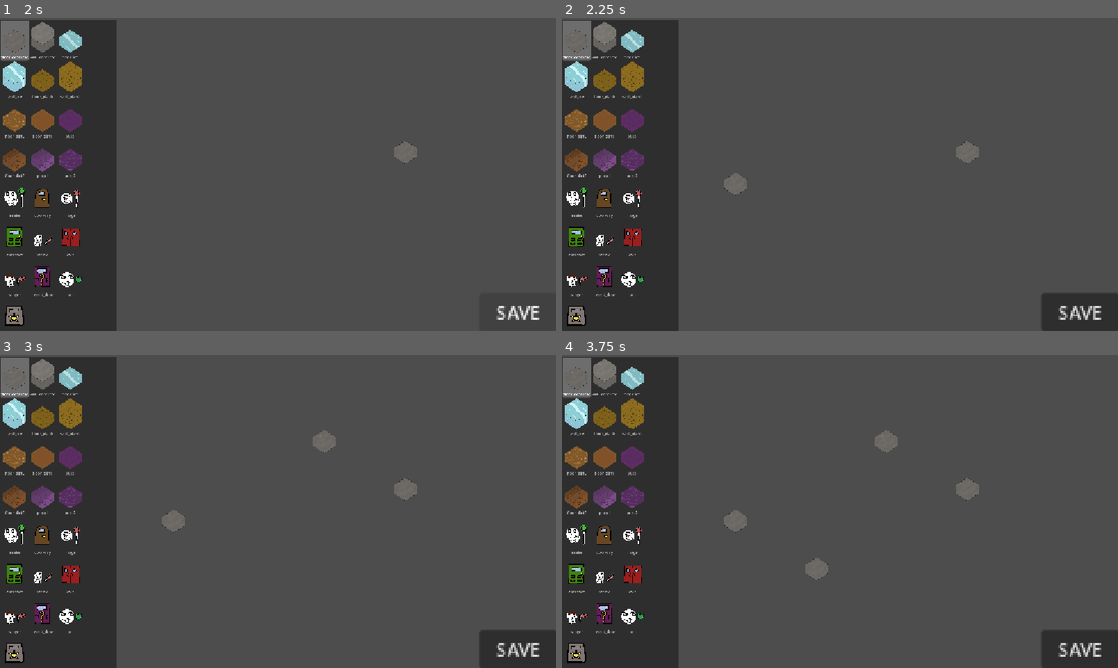
Above: before the commit, frames 1-4 (two rows, left to right).
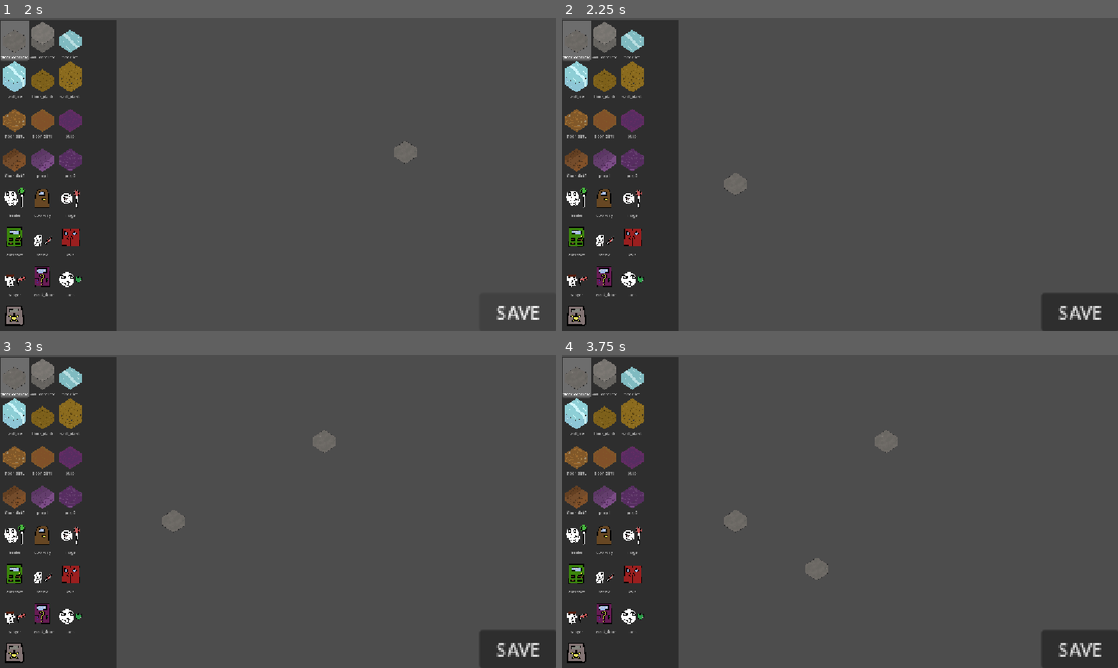
Above: after the commit, the same moments.

Repository: sharktrexer/hex_dungeon_maker
Game: Godot game, scene res://Scenes/room_editing.tscn
The game is run twice, just before and just after one commit, with the same random seed, the same clock (stepped at 60 frames per second) and the same inputs. The project has no main scene, so this scene is started directly. The engine's default icon, where the game draws it, is replaced by a stand-in: a white triangle on a blue panel in a dark square.
Inputs (mouse positions are in pixels of both pictures, inside the frame that each line leads up to):
- Up to frame 1 (2 s): tap Enter at 0.5 s; move the mouse to (400, 158) at 0.52 s; click (400, 158) at 0.6 s; click "SAVE" at 1.25 s
- Up to frame 2 (2.25 s): move the mouse to (728, 190) at 2.02 s; right-click (728, 190) at 2.1 s; click (728, 190) at 2.17 s
- Up to frame 3 (3 s): move the mouse to (333, 442) at 2.77 s; click (333, 442) at 2.85 s
- Up to frame 4 (3.75 s): move the mouse to (812, 574) at 3.52 s; right-click (812, 574) at 3.6 s; click (812, 574) at 3.67 s

Frame 1 is identical in both runs. In frame 2, 0.2% of the frame differs, in the area x 70-75%, y 39-47%; in frame 3, 0.2%; in frame 4, 0.2%.

Commit message:
save and loading from json works (fileless currently)

Diff:
--- a/Scripts/editor_rooms.gd
+++ b/Scripts/editor_rooms.gd
@@ -1,6 +1,7 @@
 extends Node
 class_name RoomEditor
 
+# TODO: move into a shared class, man
 #region STOLEN
 const LAYER_NAMES :Array[String] = [
 	'Ground',
@@ -34,6 +35,8 @@
 # atlas stuff
 const TILE_DATA_KEY_NAME = 'tile_name'
 
+const WALL_IDENTIFIER_STRING = 'wall_'
+
 const TILE_SOURCE_ID = 0
 
 class AtlasTile:
@@ -58,6 +61,7 @@
 var is_painting = false
 var painting_layer: HexagonTileMapLayer
 
+## contains info of every atlas tile and their associated layer
 var available_tiles: Array[AtlasTile] = []
 
 # Called when the node enters the scene tree for the first time.
@@ -74,6 +78,9 @@
 	tile_list.select(0)
 	_new_tile_selected(0)
 
+	_save_room()
+
+
 
 
 func _unhandled_input(event: InputEvent) -> void:
@@ -114,13 +121,13 @@
 	# what layer a tile is associated with (convert to layer name enum)
 	var layer_ind = -1
 	# in each layer
-	for key in floor_layers:
+	for fl_lyr_key in floor_layers:
 		layer_ind += 1
 		# walls has same tileset as ground
-		if key == 'Walls':
+		if fl_lyr_key == 'Walls':
 			continue
 
-		var cur_layer := floor_layers[key]
+		var cur_layer := floor_layers[fl_lyr_key]
 		# get atlas info for the layer
 		var atlas_source: TileSetAtlasSource = cur_layer.tile_set.get_source(TILE_SOURCE_ID)
 		var atlas_tile_count := atlas_source.get_tiles_count()
@@ -162,10 +169,79 @@
 	selected_tile = available_tiles[index]
 	painting_layer = floor_layers[LAYER_NAMES[selected_tile.layer]]
 
+## save the room on btn press
+func _save_room():
+	var room_name := 'lmao'
+	var room_desc := 'omg test who is she'
+	var stage_group := 'Test'
+	var save_data_string = RoomSaver.save_room_as_json(room_name, room_desc, stage_group, floor_layers)
+	print( save_data_string)
+
+	await get_tree().create_timer(2.0).timeout
+
+	print("cleared cuurent canvas")
+	for layer_name in floor_layers:
+		floor_layers[layer_name].clear()
+
+	await get_tree().create_timer(2.0).timeout
+
+	print('loading from save file')
+	set_layer_details( JSON.parse_string(save_data_string)['room_tile_data'] )
+	print('loaded')
+
 func paint_tile(tile:AtlasTile, mouse_map_pos:Vector2i):
 
-	painting_layer.set_cell(mouse_map_pos, tile.id_source, selected_tile.atlas_coord, tile.id_alt)
+	painting_layer.set_cell(mouse_map_pos, tile.id_source, tile.atlas_coord, tile.id_alt)
 
 func remove_tile(mouse_map_pos:Vector2i):
 
 	painting_layer.erase_cell(mouse_map_pos)
+
+
+## get file contents and then convert into dict
+func load_room_from_file(path):
+	var file_contents = ''
+	return JSON.parse_string(file_contents)
+
+
+func copy_load_data_to_canvas(room_info_dict: Dictionary):
+	set_room_info(room_info_dict['room_details'])
+	set_layer_details(room_info_dict['room_tile_data'])
+
+func set_room_info(info_dict: Dictionary):
+	pass
+
+func set_layer_details(coords_dict: Dictionary):
+
+	for coord in coords_dict:
+		var pos_vect: Vector2i = str_to_var('Vector2i'+coord)
+
+		var layer_info = coords_dict[coord]
+		for layer_name in layer_info:
+			if layer_info[layer_name] == null:
+				continue
+
+			var layer_to_copy_to = floor_layers[layer_name]
+			layer_to_copy_to.set_cell(
+				pos_vect,
+				int(layer_info[layer_name]['source_id']),
+				str_to_var('Vector2i' + layer_info[layer_name]['atlas_coord']) as Vector2i,
+				int(layer_info[layer_name]['alt_id']),
+			)
+
+
+
+'''
+ json[room_detials]
+	[name]
+	[group]
+	[desc]
+
+json[room_tile_data]
+	[coord]
+		[layer_name]
+			[alt_id]
+			[atlas_coord]
+			[source_id]
+
+'''
